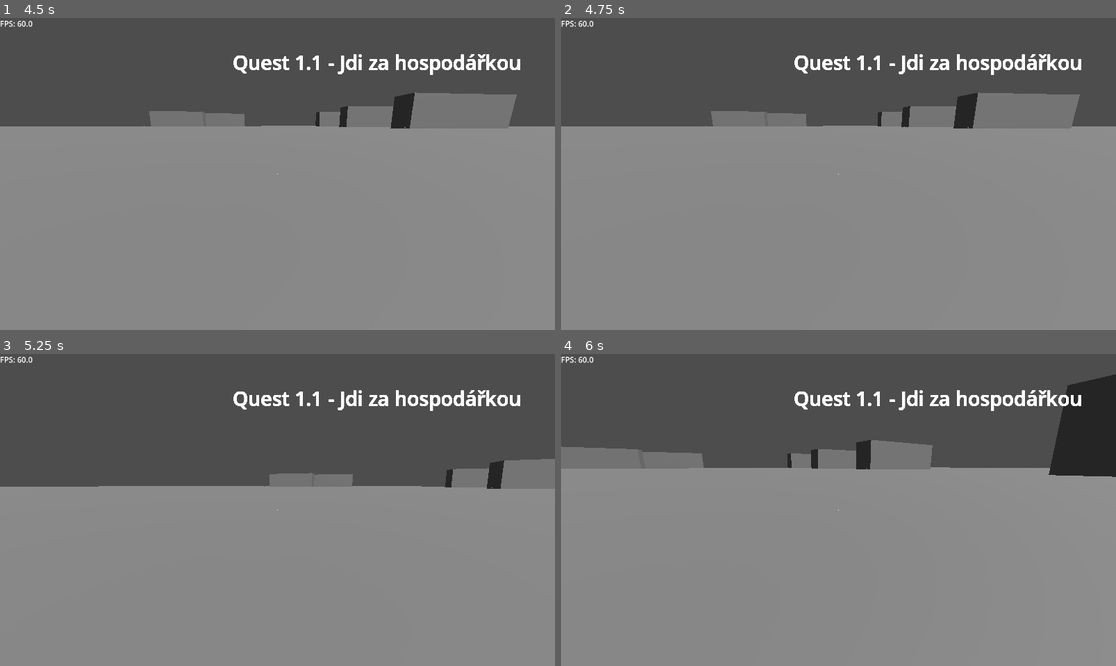
Above: before the commit, frames 1-4 (two rows, left to right).
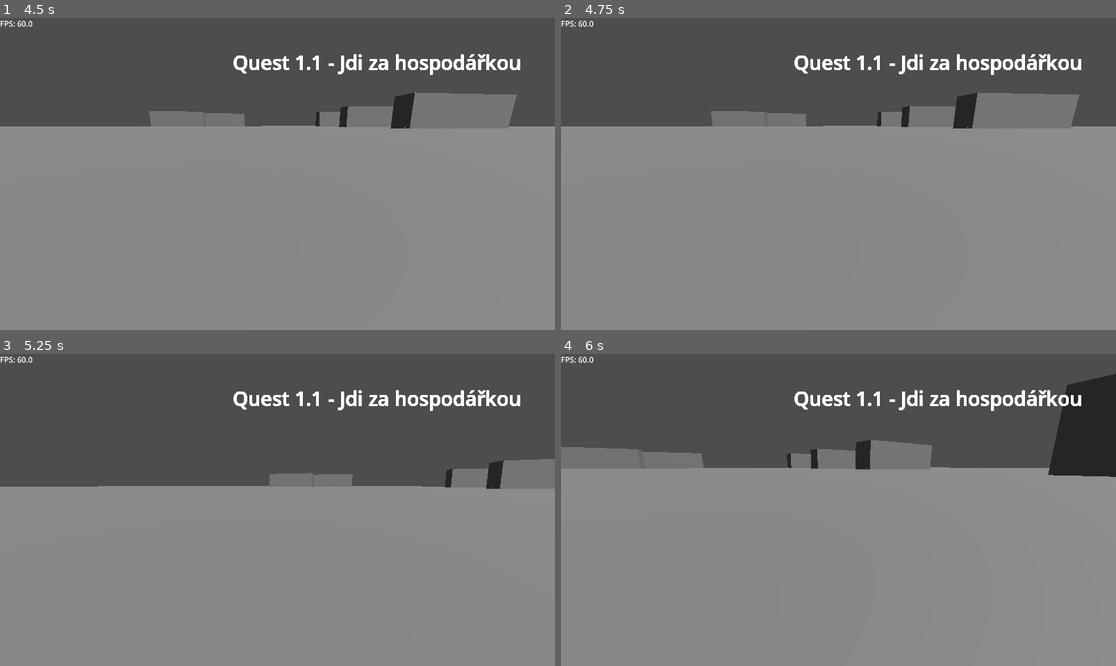
Above: after the commit, the same moments.

Repository: StrahovGameDev/StraHov
Game: Godot game, scene res://00main_scene/game_manager.tscn
The game is run twice, just before and just after one commit, with the same random seed, the same clock (stepped at 60 frames per second) and the same inputs. Video files are missing from this copy of the repository; at most half a second of black plays in their place.
Inputs (mouse positions are in pixels of both pictures, inside the frame that each line leads up to):
- Up to frame 1 (4.5 s): click "START" at 0.5 s; tap Enter (enter) at 1.25, 4.35 s; move the mouse to (271, 180) at 1.27 s; hold Space (fly_up) 1.28-2 s; hold G (weapon_select) 1.28-2 s; click (333, 74) at 2 s; tap E (accept) at 2.75, 2.85, 4.25 s; move the mouse to (316, 177) at 2.77 s; hold Space (fly_up) 2.78-4.28 s; tap G (weapon_select) at 3.05, 3.8 s; move the mouse to (233, 170) at 3.52 s; hold Ctrl (duck) 3.53-4.28 s; move the mouse to (283, 174) at 4.27 s; hold A (left) from 4.28 s (still down)
- Up to frame 2 (4.75 s): keep holding A (left); tap G (weapon_select) at 4.55 s
- Up to frame 3 (5.25 s): move the mouse to (255, 503) at 5.02 s; release A (left) at 5.03 s; hold Space (fly_up) from 5.03 s (still down); hold Shift (sprint) from 5.03 s (still down)
- Up to frame 4 (6 s): keep holding Space (fly_up); tap G (weapon_select) at 5.3, 5.85 s; move the mouse to (866, 510) at 5.77 s; release Shift (sprint) at 5.78 s

Frame 1 is identical in both runs. In frame 2, less than 0.1% of the frame differs, in the area x 27-94%, y 23-36%; in frame 3, less than 0.1%; in frame 4, less than 0.1%, in the area x 14-100%, y 6-40%.

Commit message:
WeaponManager: when g pressed, player is unable to move

Diff:
--- a/player.gd
+++ b/player.gd
@@ -13,6 +13,8 @@
 var current_dialog = ""
 
 var gravity = ProjectSettings.get_setting("physics/3d/default_gravity")
+
+var weapon_selector: bool = false
 
 #region
 # GodMode variables
@@ -36,7 +38,7 @@
 	if console_visible:
 		return
 
-	if event is InputEventMouseMotion:
+	if event is InputEventMouseMotion and !weapon_selector:
 		rotate_y(deg_to_rad(-event.relative.x * mouse_sens))
 		head.rotate_x(deg_to_rad(-event.relative.y * mouse_sens))
 		head.rotation.x = clamp(head.rotation.x, deg_to_rad(-80), deg_to_rad(90))
@@ -116,7 +118,7 @@
 
 	var input_dir = Input.get_vector("left", "right", "forward", "backward")
 	var direction = (transform.basis * Vector3(input_dir.x, 0, input_dir.y)).normalized()
-	if direction:
+	if direction and !weapon_selector:
 		velocity.x = direction.x * speed
 		velocity.z = direction.z * speed
 	else:
@@ -133,3 +135,11 @@
 
 func _on_set_player_variables(var_name: String, value: Variant):
 	set(var_name, value)
+
+
+func _on_weapon_manager_g_pressed() -> void:
+	weapon_selector = true
+
+
+func _on_weapon_manager_g_released() -> void:
+	weapon_selector = false
--- a/player.tscn
+++ b/player.tscn
@@ -130,3 +130,6 @@
 offset_bottom = 375.0
 
 [node name="WeaponManager" parent="." instance=ExtResource("5_sweqy")]
+
+[connection signal="g_pressed" from="WeaponManager" to="." method="_on_weapon_manager_g_pressed"]
+[connection signal="g_released" from="WeaponManager" to="." method="_on_weapon_manager_g_released"]
--- a/weapon_manager.gd
+++ b/weapon_manager.gd
@@ -1,18 +1,20 @@
 extends Node
+
+signal g_pressed
+signal g_released
 
 func _ready() -> void:
 	$CanvasLayer/WeaponSelector.hide()
 
 func _input(event: InputEvent) -> void:
 	if event.is_action_pressed("weapon_select"):
-		#print("weapon selector")
+		g_pressed.emit()
 		Input.set_mouse_mode(Input.MOUSE_MODE_VISIBLE)
 		$CanvasLayer/WeaponSelector.show()
 		$AnimationPlayer.play("weapons_appear")
 	elif event.is_action_released("weapon_select"):
-		#print("select gun")
 		weapon_match()
-
+		g_released.emit()
 		Input.set_mouse_mode(Input.MOUSE_MODE_CAPTURED)
 
 
@@ -23,7 +25,7 @@
 	#print("hovered")
 
 
-func _on_weapon_1_mouse_exited() -> void:
+func _on_weapon_mouse_exited() -> void:
 	weapon = -1
 
 func weapon_match():
@@ -45,21 +47,9 @@
 	weapon = "Gun"
 
 
-func _on_weapon_2_mouse_exited() -> void:
-	weapon = -1
-
-
 func _on_weapon_3_mouse_entered() -> void:
 	weapon = "Grenade"
 
 
-func _on_weapon_3_mouse_exited() -> void:
-	weapon = -1
-
-
 func _on_weapon_4_mouse_entered() -> void:
 	weapon = "Knife"
-
-
-func _on_weapon_4_mouse_exited() -> void:
-	weapon = -1
--- a/weapon_manager.tscn
+++ b/weapon_manager.tscn
@@ -165,10 +165,10 @@
 }
 
 [connection signal="mouse_entered" from="CanvasLayer/WeaponSelector/Weapon1" to="." method="_on_weapon_1_mouse_entered"]
-[connection signal="mouse_exited" from="CanvasLayer/WeaponSelector/Weapon1" to="." method="_on_weapon_1_mouse_exited"]
+[connection signal="mouse_exited" from="CanvasLayer/WeaponSelector/Weapon1" to="." method="_on_weapon_mouse_exited"]
 [connection signal="mouse_entered" from="CanvasLayer/WeaponSelector/Weapon2" to="." method="_on_weapon_2_mouse_entered"]
-[connection signal="mouse_exited" from="CanvasLayer/WeaponSelector/Weapon2" to="." method="_on_weapon_2_mouse_exited"]
+[connection signal="mouse_exited" from="CanvasLayer/WeaponSelector/Weapon2" to="." method="_on_weapon_mouse_exited"]
 [connection signal="mouse_entered" from="CanvasLayer/WeaponSelector/Weapon3" to="." method="_on_weapon_3_mouse_entered"]
-[connection signal="mouse_exited" from="CanvasLayer/WeaponSelector/Weapon3" to="." method="_on_weapon_3_mouse_exited"]
+[connection signal="mouse_exited" from="CanvasLayer/WeaponSelector/Weapon3" to="." method="_on_weapon_mouse_exited"]
 [connection signal="mouse_entered" from="CanvasLayer/WeaponSelector/Weapon4" to="." method="_on_weapon_4_mouse_entered"]
-[connection signal="mouse_exited" from="CanvasLayer/WeaponSelector/Weapon4" to="." method="_on_weapon_4_mouse_exited"]
+[connection signal="mouse_exited" from="CanvasLayer/WeaponSelector/Weapon4" to="." method="_on_weapon_mouse_exited"]
